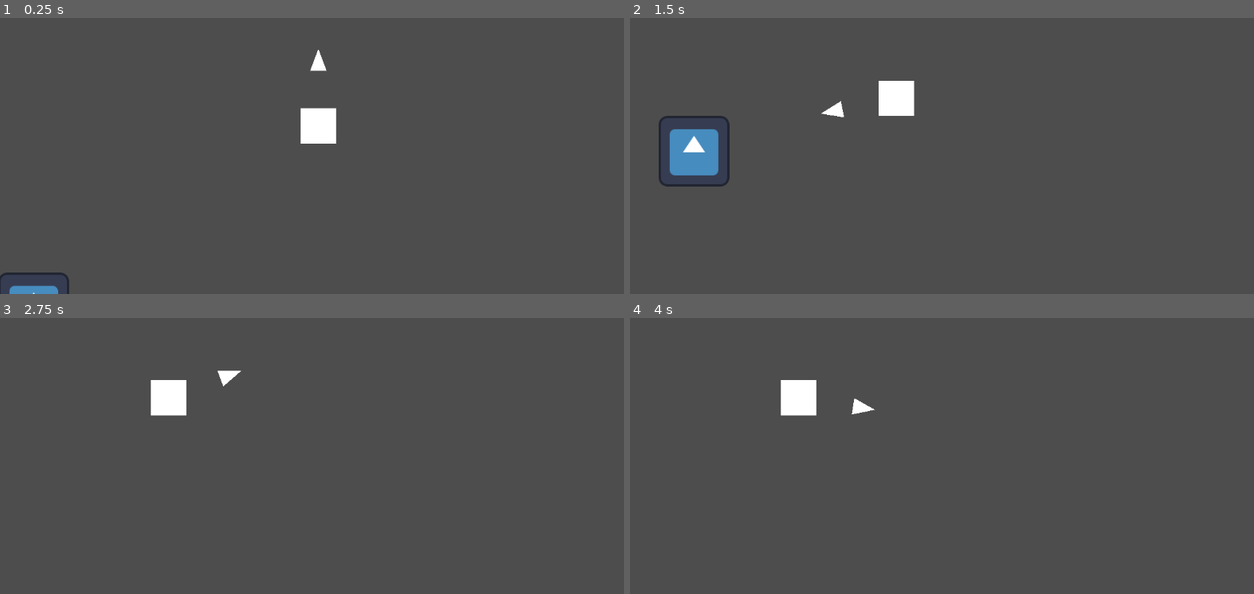
Above: before the commit, frames 1-4 (two rows, left to right).
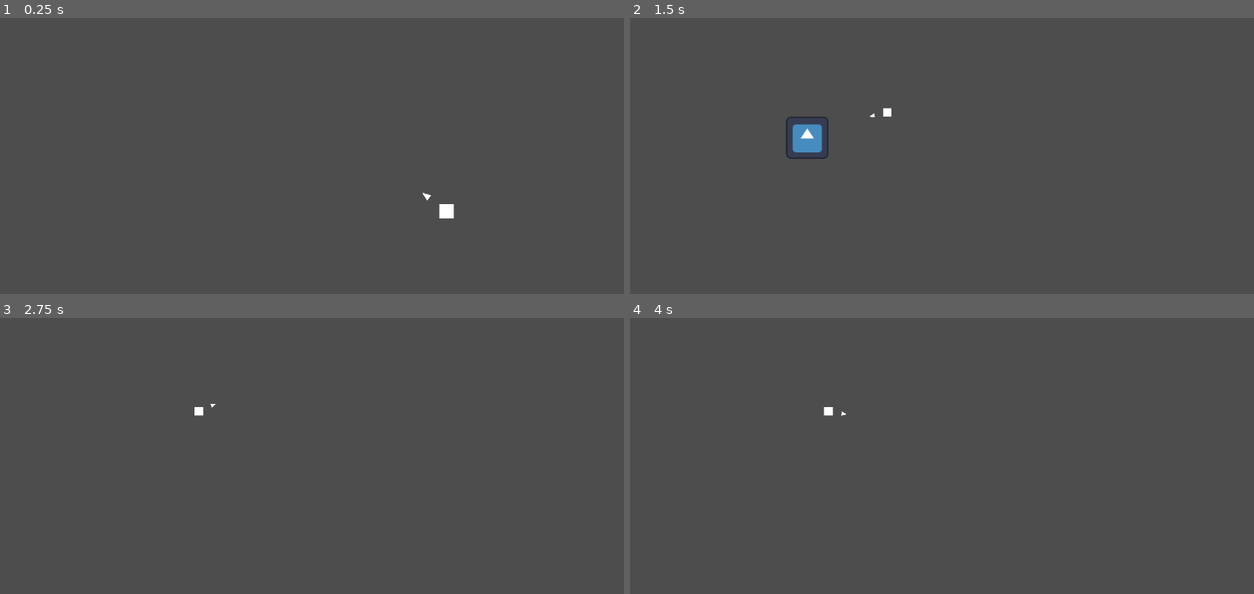
Above: after the commit, the same moments.

Repository: ojaskavathe/cascade
Game: Godot game, scene res://game.tscn
Two runs of this game, one before a commit and one after it. Both use one fixed random seed, a clock stepped at 60 frames per second and the inputs below. The engine's default icon, where the game draws it, is replaced by a stand-in: a white triangle on a blue panel in a dark square.
Inputs (mouse positions are in pixels of both pictures, inside the frame that each line leads up to):
- Up to frame 1 (0.25 s): no input
- Up to frame 2 (1.5 s): move the mouse to (1085, 98) at 0.52 s; hold Space (jump) 0.53-1.28 s; move the mouse to (823, 133) at 1.27 s; tap Space (jump) at 1.35 s
- Up to frame 3 (2.75 s): tap Space (jump) at 1.52, 1.82 s; move the mouse to (380, 337) at 2.02 s; hold Space (jump) from 2.03 s (still down)
- Up to frame 4 (4 s): move the mouse to (917, 486) at 2.77 s; release Space (jump) at 2.78 s; tap Space (jump) at 2.85, 3.02, 3.32 s; tap Enter at 3.5 s; move the mouse to (1141, 469) at 3.52 s; hold Space (jump) from 3.53 s (still down)

The runs differ from the first frame. In frame 1, 1.4% of the frame differs, in the area x 0-73%, y 11-100%; in frame 2, 3.2%, in the area x 4-46%, y 22-62%; in frame 3, 0.9%; in frame 4, 0.9%.

Commit message:
Camera and jump point stuff

Diff:
--- a/entity/object/jump_point.gd
+++ /dev/null
@@ -1,11 +0,0 @@
-extends Area2D
-
-
-func _on_body_entered(body):
-	if body.is_in_group("player"):
-		body.in_jump_point = true
-
-
-func _on_body_exited(body):
-	if body.is_in_group("player"):
-		body.in_jump_point = false
--- a/entity/object/jump_point.tscn
+++ b/entity/object/jump_point.tscn
@@ -1,12 +1,9 @@
-[gd_scene load_steps=3 format=3 uid="uid://v743cd1td7ir"]
-
-[ext_resource type="Script" path="res://entity/object/jump_point.gd" id="1_f1ytu"]
+[gd_scene load_steps=2 format=3 uid="uid://v743cd1td7ir"]
 
 [sub_resource type="CircleShape2D" id="CircleShape2D_bi3ns"]
 radius = 32.0
 
-[node name="JumpPoint" type="Area2D"]
-script = ExtResource("1_f1ytu")
+[node name="JumpPoint" type="Area2D" groups=["jump_point"]]
 
 [node name="CollisionShape2D" type="CollisionShape2D" parent="."]
 shape = SubResource("CircleShape2D_bi3ns")
--- /dev/null
+++ b/entity/player/camera.gd
@@ -0,0 +1,49 @@
+extends Camera2D
+
+var camera_tween_start
+var camera_tween_end
+
+@export var shake_strength: float = 80.0
+var rng = RandomNumberGenerator.new()
+
+var player_in_bash_state = false
+
+var tracking = Vector2(0, 0)
+var tracking_flag = false
+
+func _ready():
+	Signals.player_moved.connect(_on_player_moved)
+	Signals.player_entered_bash_state.connect(_on_player_entered_bash_state)
+	Signals.player_exited_bash_state.connect(_on_player_exited_bash_state)
+
+func _process(_delta):
+	if tracking_flag:
+		var transform_clamped = Transform2D(0, tracking)
+		set_global_transform(transform_clamped)
+		tracking_flag = false
+
+func _on_player_moved(new_position):
+	tracking = new_position
+	tracking_flag = true
+
+func _on_player_entered_bash_state():
+	if is_instance_valid(camera_tween_end):
+		camera_tween_end.kill()
+
+	var tween = get_tree().create_tween()
+	tween.tween_property(self, "zoom", Vector2(0.8, 0.8), 0.2).set_trans(Tween.TRANS_BOUNCE)
+	camera_tween_start = tween
+
+func _on_player_exited_bash_state():
+	if is_instance_valid(camera_tween_start):
+		camera_tween_start.kill()
+
+	var tween = get_tree().create_tween().set_parallel()
+	tween.tween_property(self, "zoom", Vector2(0.6, 0.6), 0.2).set_trans(Tween.TRANS_BOUNCE)
+	#tween.tween_property(self, "offset", randomOffset(), 0.2).set_trans(Tween.TRANS_BOUNCE)
+	tween.set_parallel(false)
+	#tween.tween_property(self, "offset", Vector2(0, 0), 0.2).set_trans(Tween.TRANS_BOUNCE)
+	camera_tween_end = tween
+
+func randomOffset(n = 1) -> Vector2:
+	return Vector2(rng.randf_range(-shake_strength/n, shake_strength/n), rng.randf_range(-shake_strength/n, shake_strength/n))
--- a/entity/player/camera.tscn
+++ b/entity/player/camera.tscn
@@ -1,3 +1,8 @@
-[gd_scene format=3 uid="uid://dqa5gpiw17hjv"]
+[gd_scene load_steps=2 format=3 uid="uid://dqa5gpiw17hjv"]
+
+[ext_resource type="Script" path="res://entity/player/camera.gd" id="1_3i5ne"]
 
 [node name="Camera" type="Camera2D"]
+position_smoothing_enabled = true
+position_smoothing_speed = 4.0
+script = ExtResource("1_3i5ne")
--- a/entity/player/player.gd
+++ b/entity/player/player.gd
@@ -10,6 +10,8 @@
 
 var move_direction = Vector2.UP
 
+@onready var jump_point_detect: Area2D = $JumpPointDetect
+
 func _physics_process(delta):
 	var direction = get_global_transform().origin - get_global_mouse_position()
 	var angle = direction.angle() - deg_to_rad(90)
@@ -20,12 +22,25 @@
 		if Input.is_action_just_released("jump"):
 			velocity = move_direction * JUMP_VELOCITY
 			bash_state = false
+			Signals.player_exited_bash_state.emit()
 	else:
 		if not is_on_floor():
 			velocity += GRAVITY * Vector2.UP * delta
 
 		if in_jump_point and Input.is_action_pressed("jump"):
 			bash_state = true
+			Signals.player_entered_bash_state.emit()
 			velocity = Vector2.ZERO
 
 		move_and_slide()
+		Signals.player_moved.emit(position)
+
+
+func _on_jump_point_detect_area_entered(area):
+	if (area.is_in_group("jump_point")):
+		in_jump_point = true
+
+
+func _on_jump_point_detect_area_exited(area):
+	if (area.is_in_group("jump_point")):
+		in_jump_point = false
--- a/entity/player/player.tscn
+++ b/entity/player/player.tscn
@@ -1,9 +1,12 @@
-[gd_scene load_steps=3 format=3 uid="uid://d0vrcis6rns5i"]
+[gd_scene load_steps=4 format=3 uid="uid://d0vrcis6rns5i"]
 
 [ext_resource type="Script" path="res://entity/player/player.gd" id="1_dtk45"]
 
 [sub_resource type="RectangleShape2D" id="RectangleShape2D_b100w"]
 size = Vector2(64, 64)
+
+[sub_resource type="CircleShape2D" id="CircleShape2D_4pluf"]
+radius = 64.0
 
 [node name="Player" type="CharacterBody2D" groups=["player"]]
 script = ExtResource("1_dtk45")
@@ -21,3 +24,12 @@
 [node name="Polygon2D2" type="Polygon2D" parent="."]
 position = Vector2(0, -32)
 polygon = PackedVector2Array(0, -140, -15, -100, 15, -100)
+
+[node name="JumpPointDetect" type="Area2D" parent="."]
+position = Vector2(0, -32)
+
+[node name="CollisionShape2D" type="CollisionShape2D" parent="JumpPointDetect"]
+shape = SubResource("CircleShape2D_4pluf")
+
+[connection signal="area_entered" from="JumpPointDetect" to="." method="_on_jump_point_detect_area_entered"]
+[connection signal="area_exited" from="JumpPointDetect" to="." method="_on_jump_point_detect_area_exited"]
--- a/game.tscn
+++ b/game.tscn
@@ -11,10 +11,10 @@
 
 [node name="Player" parent="." instance=ExtResource("1_xm3l1")]
 position = Vector2(610, 334)
+scale = Vector2(0.4, 0.4)
 GRAVITY = -2400.0
 
-[node name="Camera" parent="Player" instance=ExtResource("2_gli7r")]
-position_smoothing_enabled = true
+[node name="Camera" parent="." instance=ExtResource("2_gli7r")]
 
 [node name="StaticBody2D" type="StaticBody2D" parent="."]
 
--- /dev/null
+++ b/game/signals.gd
@@ -0,0 +1,5 @@
+extends Node
+
+signal player_moved(pos)
+signal player_entered_bash_state()
+signal player_exited_bash_state()
--- a/project.godot
+++ b/project.godot
@@ -15,6 +15,10 @@
 config/features=PackedStringArray("4.3", "Forward Plus")
 config/icon="res://icon.svg"
 
+[autoload]
+
+Signals="*res://game/signals.gd"
+
 [input]
 
 jump={
